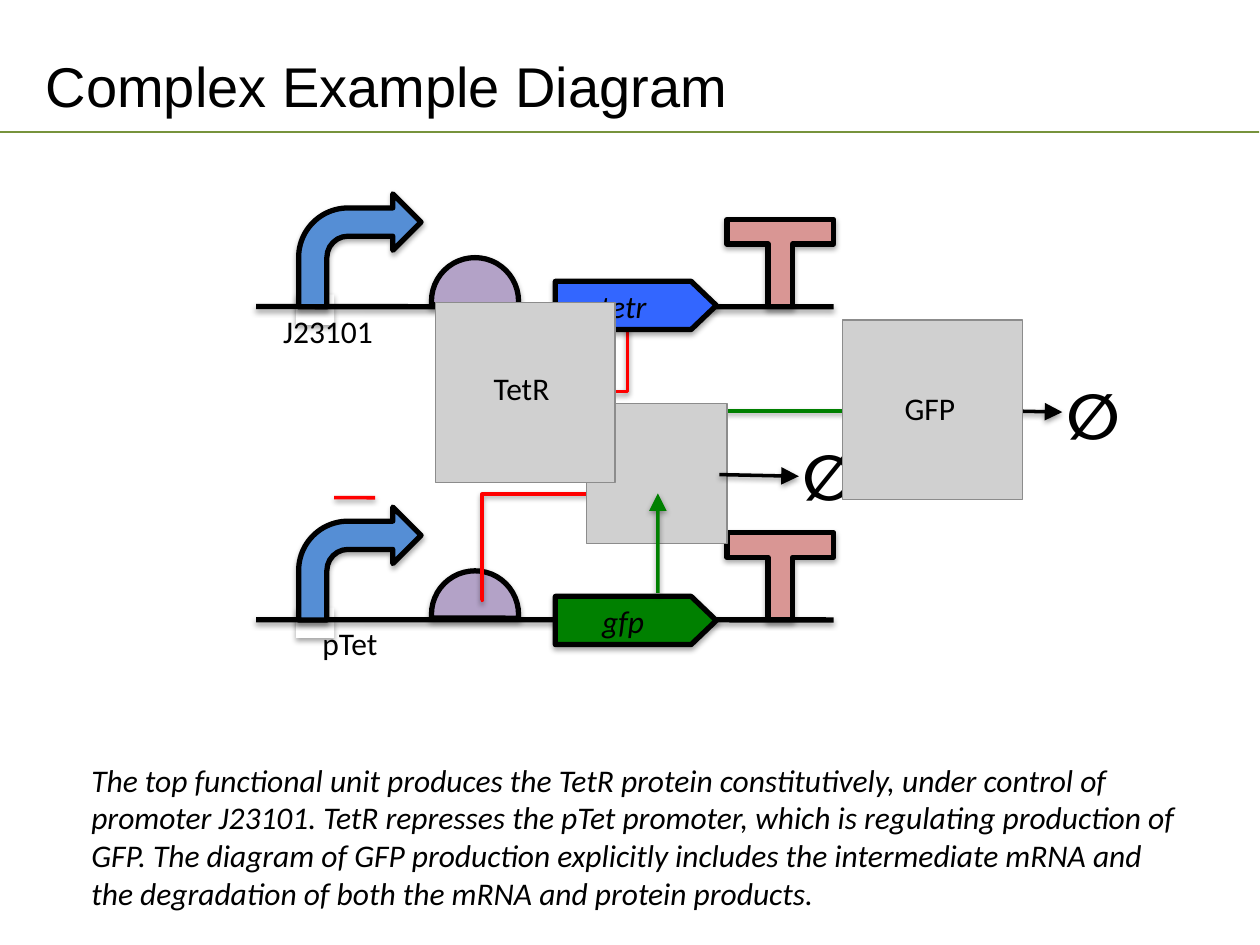
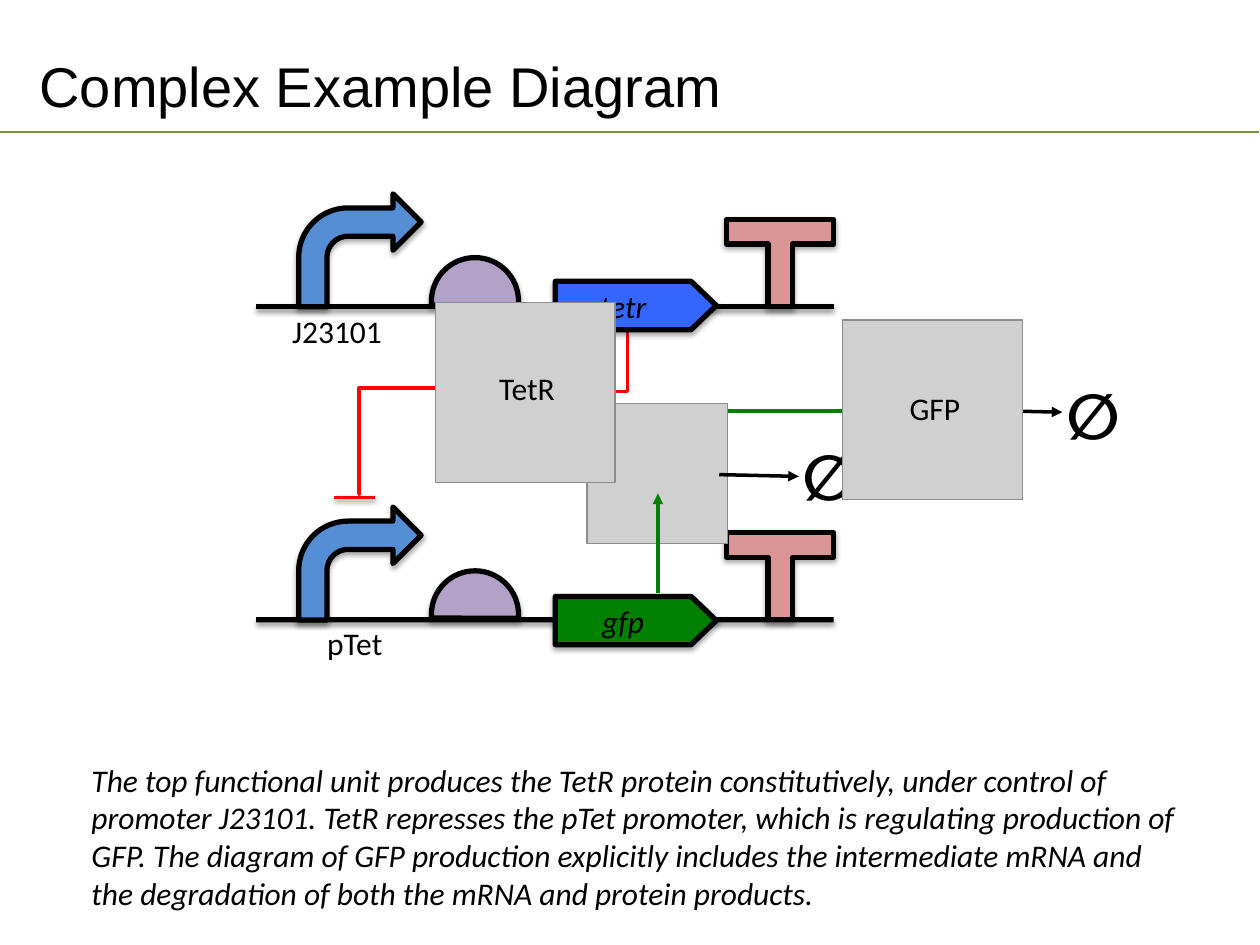
Before and after one commit to SynBioDex/SBOL-visual, a slide deck: slide 4 of SBOL Visual 3.0 Quickstart.pptx. Drawn at 1260x945 pixels with LibreOffice and Linux fonts; fonts in the diff are those of the drawing; grey boxes stand for pictures; background and template pictures are left out. Boxes give left, top, right and bottom in pixels: in the first picture for what was removed or moved away, otherwise in the second. Text is boxed around its words. In the diff, an @@ line names an element or a change of style, - is before the commit and + after.

```diff
--- a/SBOL Visual 3.0 Quickstart.pptx
+++ b/SBOL Visual 3.0 Quickstart.pptx
@@ title "Complex Example Diagram": place and size @@
-title "Complex Example Diagram" at (46, 66, 727, 118)
+title "Complex Example Diagram" at (40, 66, 721, 118)
@@ bent arrow removed at (299, 194, 421, 307) @@
@@ freeform shape added at (299, 194, 421, 307), fill #558ED5, outline #000000 3 pt @@
@@ rectangle removed at (296, 295, 334, 325) @@
@@ text "J23101" rewrapped from (283, 317, 373, 344) to (292, 322, 382, 344) @@
@@ elbow arrow removed from (627, 319) to (568, 391) @@
@@ freeform shape added at (568, 320, 627, 392), outline #FF0000 2 pt @@
@@ freeform shape added at (358, 388, 481, 494), outline #FF0000 2 pt @@
@@ text "TetR": place and size @@
-text "TetR" at (494, 379, 550, 401)
+text "TetR" at (499, 379, 555, 401)
@@ text "GFP": place and size @@
-text "GFP" at (905, 399, 956, 420)
+text "GFP" at (910, 399, 961, 420)
@@ text "∅" rewrapped from (1053, 370, 1130, 459) to (1060, 370, 1124, 441) @@
@@ elbow arrow removed from (660, 452) to (883, 411) @@
@@ freeform shape added at (660, 411, 883, 451), outline #008000 2 pt @@
@@ freeform shape removed at (983, 411, 1062, 412) @@
@@ arrow added from (983, 411) to (1062, 412), #000000 2 pt @@
@@ text "∅" rewrapped from (790, 431, 867, 519) to (796, 431, 861, 501) @@
@@ freeform shape removed at (719, 475, 799, 476) @@
@@ arrow added from (719, 475) to (799, 476), #000000 2 pt @@
@@ bent arrow removed at (299, 507, 421, 620) @@
@@ freeform shape added at (299, 507, 421, 620), fill #558ED5, outline #000000 3 pt @@
@@ elbow line removed from (604, 494) to (480, 601) @@
@@ freeform shape removed at (658, 494, 658, 593) @@
@@ arrow added from (658, 593) to (658, 494), #008000 2 pt @@
@@ chord (boxed as its full ellipse) removed at (431, 571, 518, 658) @@
@@ freeform shape added at (431, 571, 518, 619), fill #B3A2C7, outline #000000 3 pt @@
@@ rectangle at (296, 607, 334, 638): shadow off @@
@@ text "pTet" rewrapped from (322, 628, 377, 660) to (327, 634, 382, 660) @@
```
Also in this commit, not shown: 12 other slides changed.
